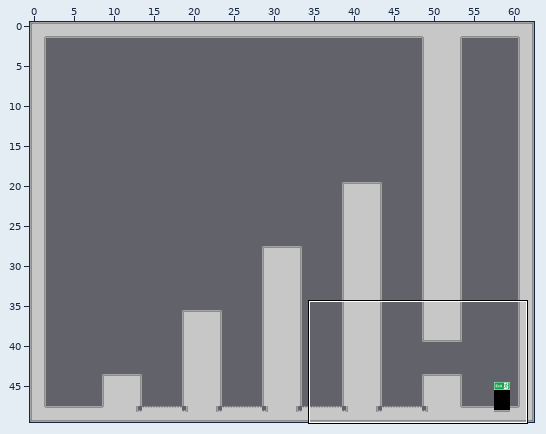
Tiled map, stored at Assets/Levels/level_002.tmx. The first picture is a wide view before the edit; the outline marks the close-up.
Close-up. Before the commit:
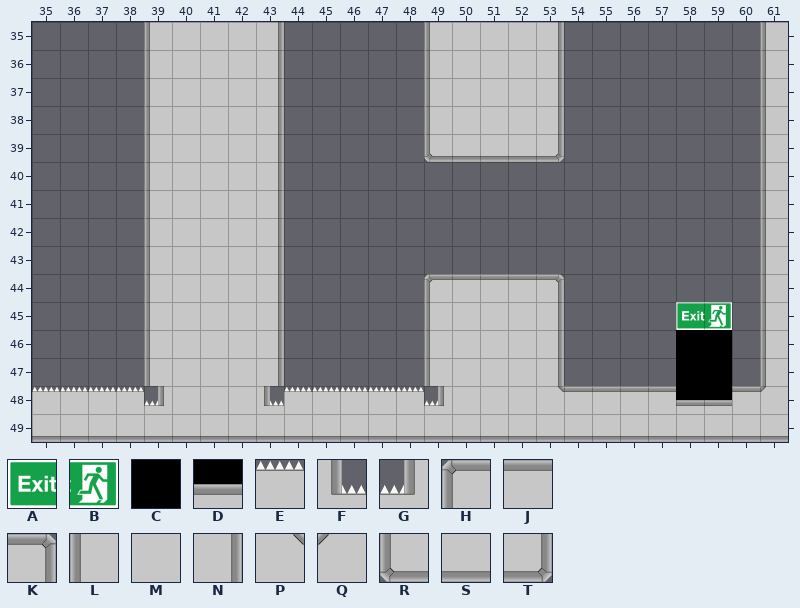
Cells are 96x96 px. Shown: x 35..61, y 35..49. The commit also changed other parts of the map, which this record leaves out. Tiles whose own drawing changed are shown in their newer look in all pictures.
Key: from "spacestation_background": A 0, B 1, C 2, D 6; from "spacestation_trap": E 1, F 12, G 13; from "spacestation_wall": H 0, J 1, K 2, L 5, M 6, N 7, P 8, Q 9, R 10, S 11, T 12.
_ is an empty cell.
Layer "Tile Layer 1" before, first column x 35:
35 ____LMMMN_____LMMMN_______L
36 ____LMMMN_____LMMMN_______L
37 ____LMMMN_____LMMMN_______L
38 ____LMMMN_____LMMMN_______L
39 ____LMMMN_____RSSST_______L
40 ____LMMMN_________________L
41 ____LMMMN_________________L
42 ____LMMMN_________________L
43 ____LMMMN_________________L
44 ____LMMMN_____HJJJK_______L
45 ____LMMMN_____LMMMN____AB_L
46 ____LMMMN_____LMMMN____CC_L
47 ____LMMMN_____LMMMN____CC_L
48 EEEEGMMMFEEEEEGMMMPJJJJDDJQ
49 SSSSSSSSSSSSSSSSSSSSSSSSSSS
The same view after the edit:
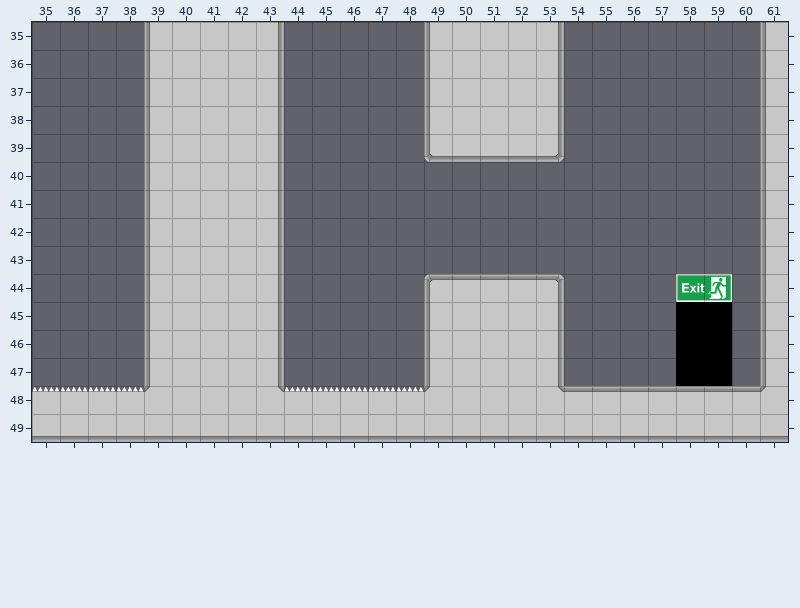
Change:
Layer "Tile Layer 1":
The edit adds tile A in row 44 at x 58.
The edit adds tile B in row 44 at x 59.
Tile A gives way to tile C in row 45 at x 58.
Tile B gives way to tile C in row 45 at x 59.
Tile D gives way to tile J in row 48 at x 58 to 59.
Tile F gives way to tile P in row 48 at x 43.
Tile G gives way to tile Q in row 48 at x 39 and 49.
